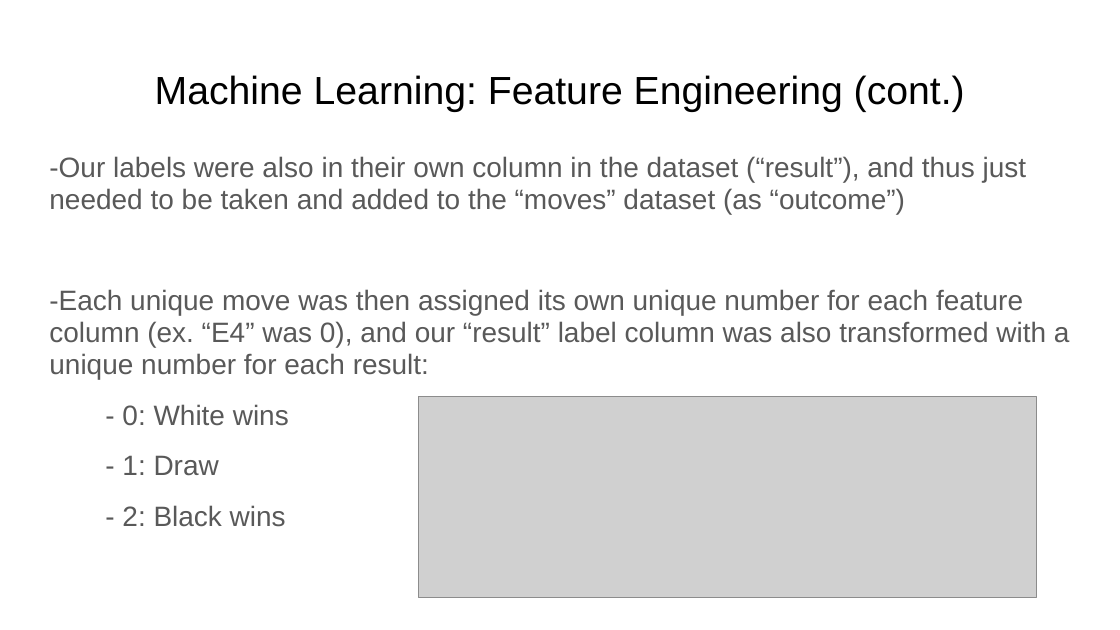
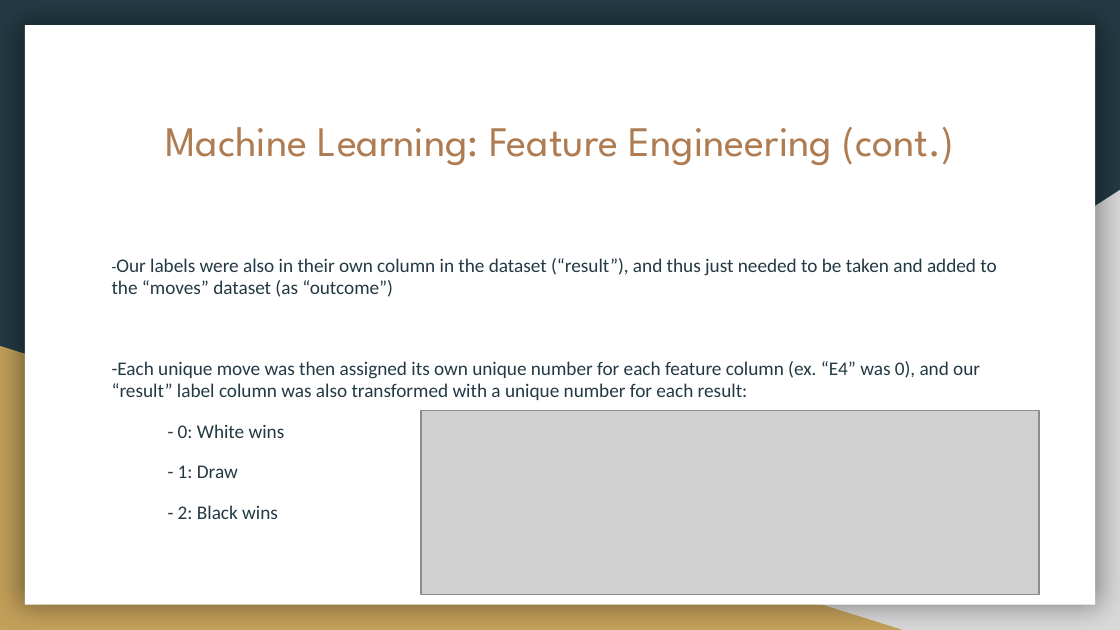
Before and after one commit to Nveatch/Chess_Games_Group_Analysis, a slide deck: slide 20 of Group_1_Presentation.pptx (slide 19 before the commit). Drawn at 1120x630 pixels with LibreOffice and Linux fonts; fonts in the diff are those of the drawing; grey boxes stand for pictures. Boxes give left, top, right and bottom in pixels: in the first picture for what was removed or moved away, otherwise in the second. Text is boxed around its words. In the diff, an @@ line names an element or a change of style, - is before the commit and + after.

```diff
--- a/Group_1_Presentation.pptx
+++ b/Group_1_Presentation.pptx
@@ background #FFFFFF to #233A44 @@
@@ rectangle added at (25,26,1095,605), fill #FFFFFF @@
@@ title "Machine Learning: Feature Engineering (cont.)": place and size @@
-title "Machine Learning: Feature Engineering (cont.)" at (155,75,965,112)
+title "Machine Learning: Feature Engineering (cont.)" at (165,127,955,165)
@@ title "Machine Learning: Feature Engineering (cont.)" at (165,127,955,165): size 25.2 to 27 pt, font Arial to League Spartan, text colour #000000 to #AF7B51 @@
@@ right triangle added at (439,190,1120,630), fill #D9D9D9 @@
@@ text "-Our labels were also in ...": place and size @@
-text "-Our labels were also in ..." at (49,156,1070,527)
+text "-Our labels were also in ..." at (112,258,996,519)
@@ text "-Our labels were also in ..." at (112,258,996,519): size 18 to 10.1 pt in "-Our"; size 18 to 12.4 pt, font Arial to Calibri, text colour #595959 to #233A44 @@
@@ right triangle added at (0,346,903,630), fill #C4A15A @@
@@ picture: place and size @@
-picture at (419,396,1037,598)
+picture at (421,411,1039,595)
```
Also in this commit, not shown: 18 other slides changed, 1 slide added.
